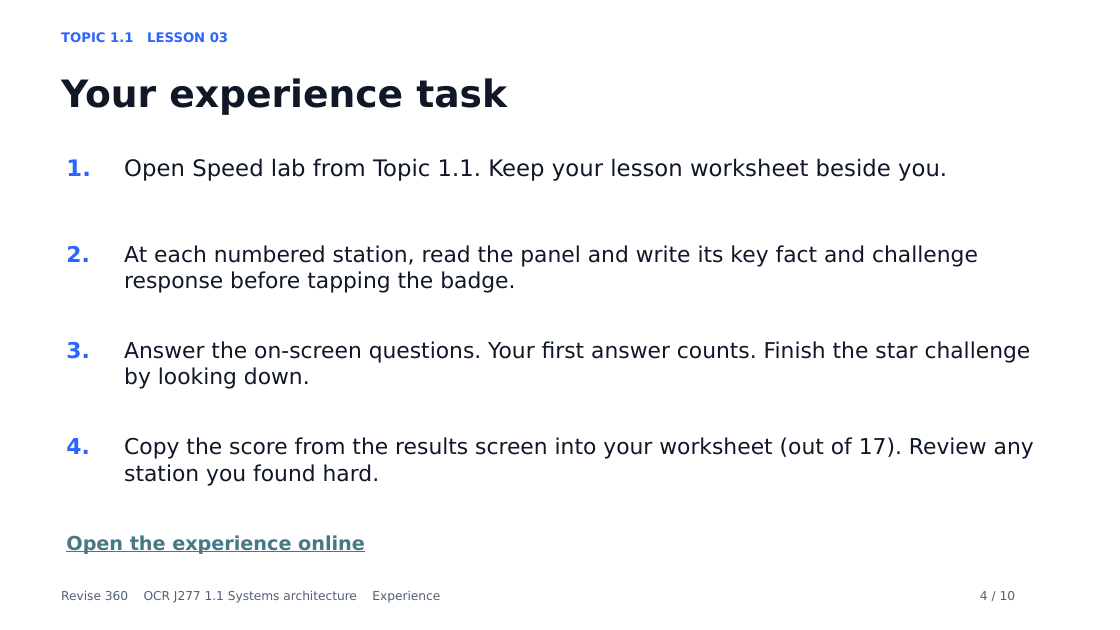
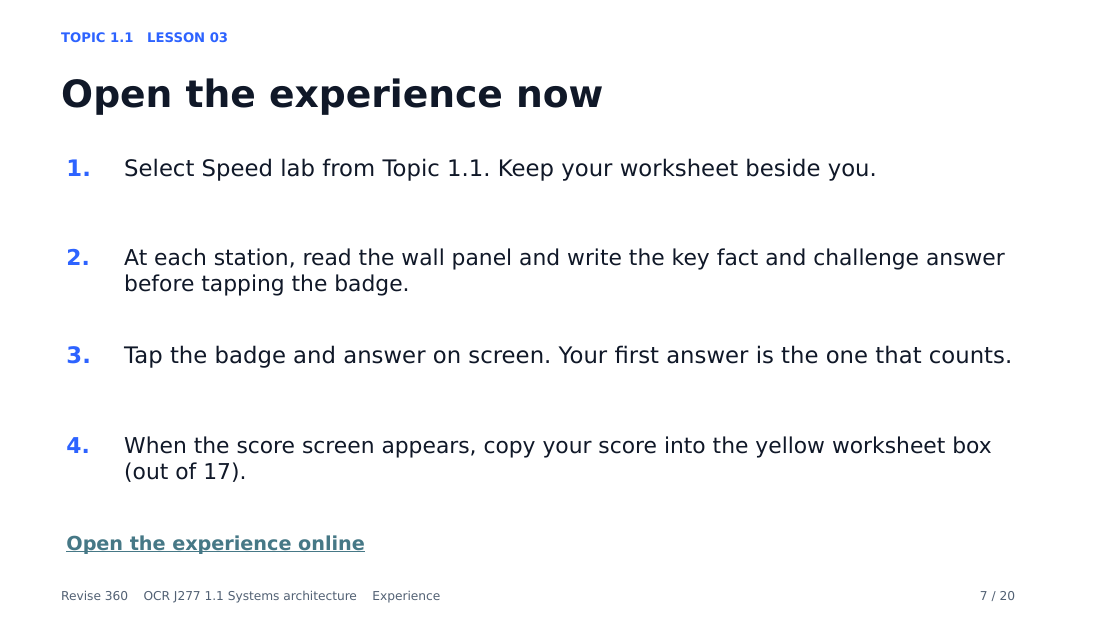
Before and after one commit to MrP-CS/Revise360, a slide deck: slide 7 of presentations/SA_L03_SpeedLab_Lesson.pptx (slide 4 before the commit). Drawn at 1120x630 pixels with LibreOffice and Linux fonts; fonts in the diff are those of the drawing. Boxes give left, top, right and bottom in pixels: in the first picture for what was removed or moved away, otherwise in the second. Text is boxed around its words. In the diff, an @@ line names an element or a change of style, - is before the commit and + after.

Commit message:
Align Topic 1.1 lesson decks with worksheets and experience views

```diff
--- a/presentations/SA_L03_SpeedLab_Lesson.pptx
+++ b/presentations/SA_L03_SpeedLab_Lesson.pptx
@@ text at [61,78,603,115]: text changed @@
-Your experience task
+Open the experience now
@@ text at [124,158,877,181]: text changed @@
-Open Speed lab from Topic 1.1. Keep your lesson worksheet beside you.
+Select Speed lab from Topic 1.1. Keep your worksheet beside you.
@@ text at [124,248,1005,296]: text changed @@
-At each numbered station, read the panel and write its key fact and challenge response before tapping the badge.
+At each station, read the wall panel and write the key fact and challenge answer before tapping the badge.
@@ text "3." at [66,346,90,364]: size 18.8 to 19.5 pt @@
@@ text at [124,345,1012,368]: text changed; size 18.8 to 19.5 pt @@
-Answer the on-screen questions. Your first answer counts. Finish the star challenge by looking down.
+Tap the badge and answer on screen. Your first answer is the one that counts.
@@ text at [124,436,991,482]: text changed @@
-Copy the score from the results screen into your worksheet (out of 17). Review any station you found hard.
+When the score screen appears, copy your score into the yellow worksheet box (out of 17).
@@ text at [980,591,1016,600]: text changed @@
-4 / 10
+7 / 20
```
Also in this commit, not shown: 7 other slides changed, 12 slides added, 2 slides removed, 3 other files.
